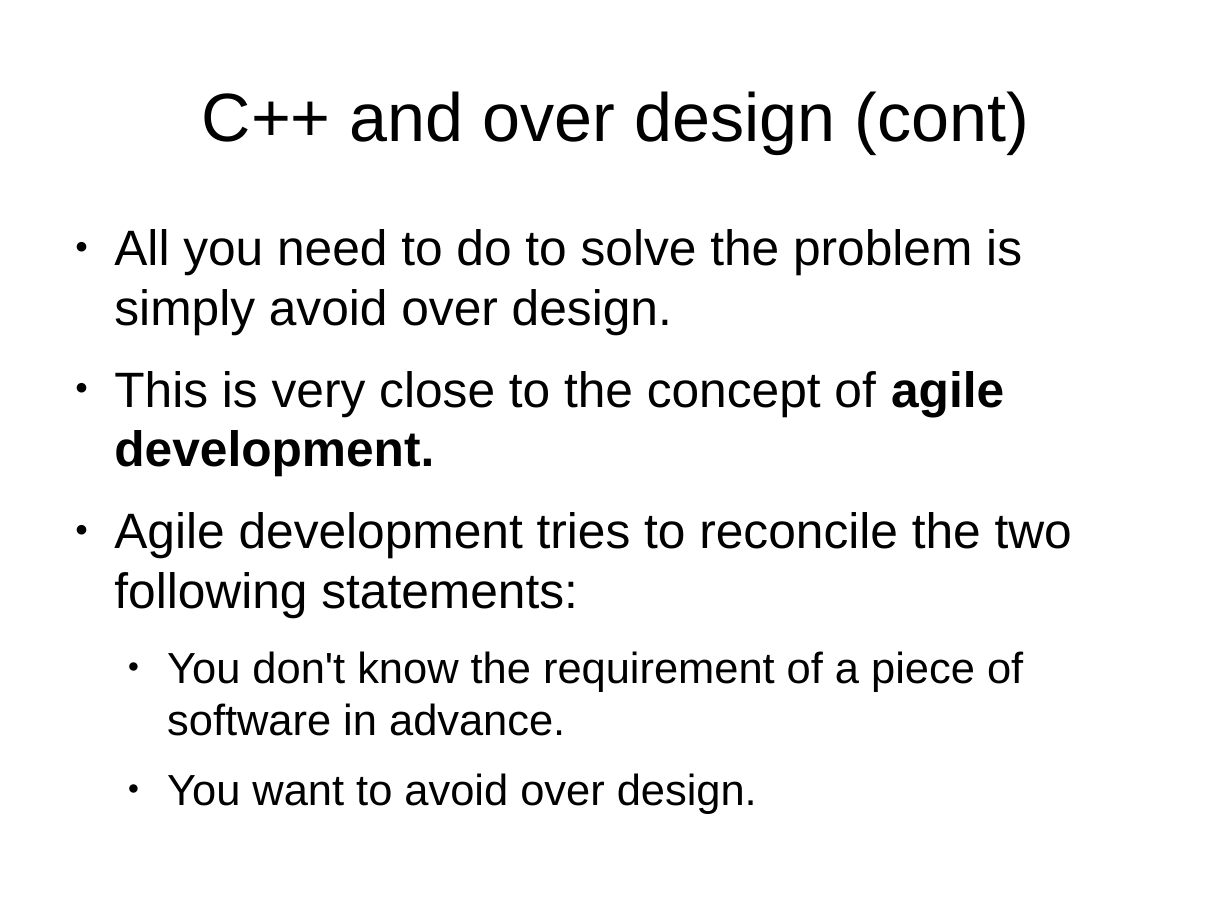
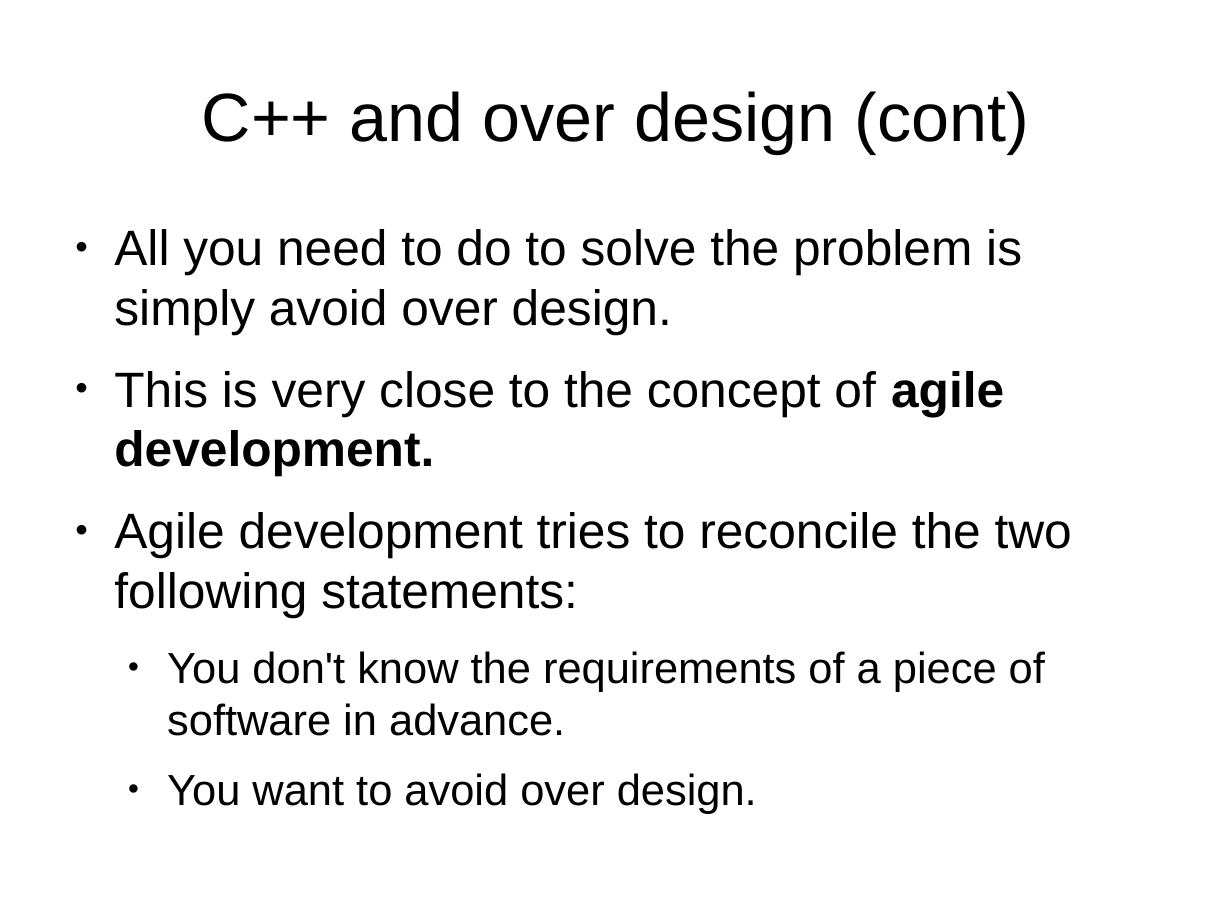
Before and after one commit to veltzer/demos, a slide deck: slide 38 of cpp/multi_core/effective_cplusplus.odp. Drawn at 1232x924 pixels with LibreOffice and Linux fonts; fonts in the diff are those of the drawing. Boxes give left, top, right and bottom in pixels: in the first picture for what was removed or moved away, otherwise in the second. Text is boxed around its words. In the diff, an @@ line names an element or a change of style, - is before the commit and + after.

```diff
--- a/cpp/multi_core/effective_cplusplus.odp
+++ b/cpp/multi_core/effective_cplusplus.odp
@@ text at (167,651,1045,736): text changed @@
-  ● You don't know the requirement of a piece of software in advance.
+  ● You don't know the requirements of a piece of software in advance.
```
Also in this commit, not shown: 11 other slides changed, 6 slides added, 1 other file.
